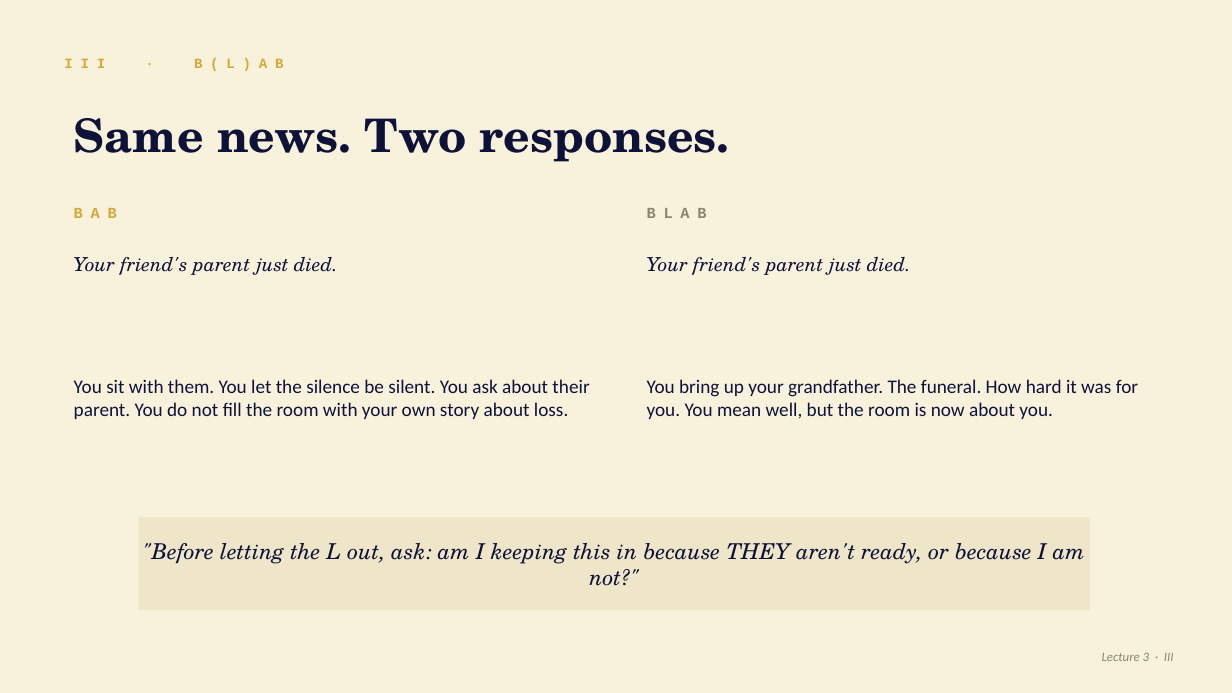
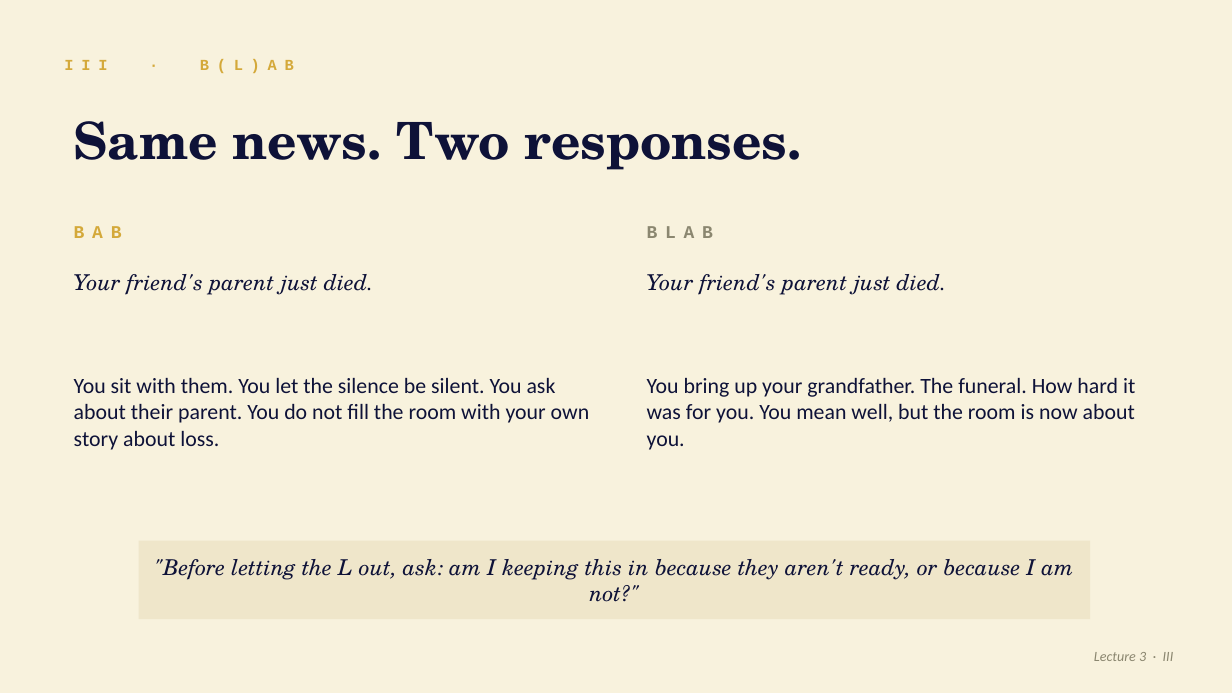
Before and after one commit to DerekSleepfield/webs-aight, a slide deck: slide 12 of assets/the-4b-framework.pptx. Drawn at 1232x693 pixels with LibreOffice and Linux fonts; fonts in the diff are those of the drawing. Boxes give left, top, right and bottom in pixels: in the first picture for what was removed or moved away, otherwise in the second. Text is boxed around its words. In the diff, an @@ line names an element or a change of style, - is before the commit and + after.

```diff
--- a/assets/the-4b-framework.pptx
+++ b/assets/the-4b-framework.pptx
@@ text "III · B(L)AB" at (200,60,243,70): size 11 to 12 pt @@
@@ text "Same news. Two responses." at (74,121,802,170): size 36 to 40 pt @@
@@ text "BAB" at (65,213,601,250): size 12 to 14 pt @@
@@ text "BLAB" at (638,213,1174,250): size 12 to 14 pt @@
@@ size 15 to 17 pt in 4 elements at (74,378,590,450), (647,378,1135,450), (74,274,374,295), (647,274,947,295) @@
@@ 4 texts: place and size @@
-4 texts at (65,194,1174,275)
+4 texts at (65,213,1174,295)
@@ rectangle ""Before letting the L out, ...": place and size @@
-rectangle ""Before letting the L out, ..." at (139,518,1091,610)
+rectangle ""Before letting the L out, ..." at (139,541,1091,619)
@@ text in rectangle at (154,559,1074,602): text changed @@
-"Before letting the L out, ask: am I keeping this in because THEY aren't ready, or because I am not?"
+"Before letting the L out, ask: am I keeping this in because they aren't ready, or because I am not?"
@@ text "Lecture 3 · III" at (1094,652,1174,661): size 10 to 11 pt @@
```
Also in this commit, not shown: 17 other slides changed, 1 other file.
